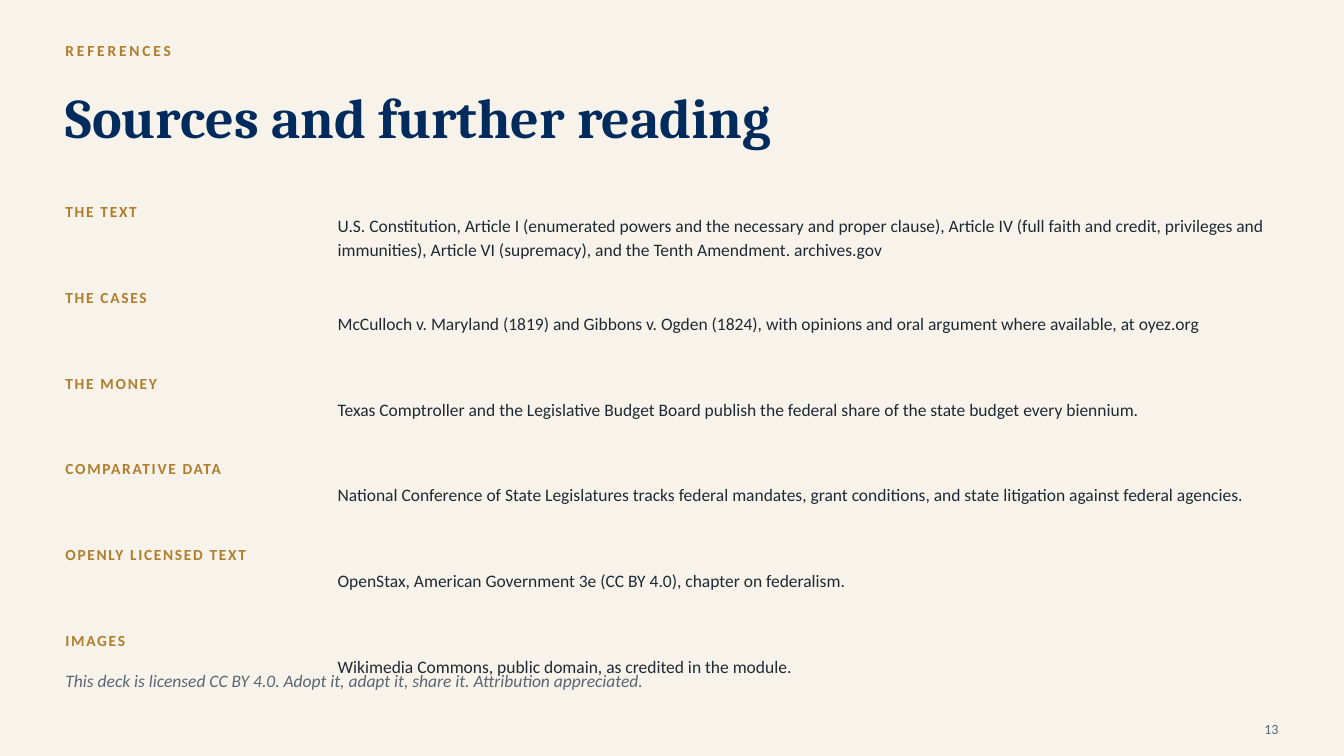
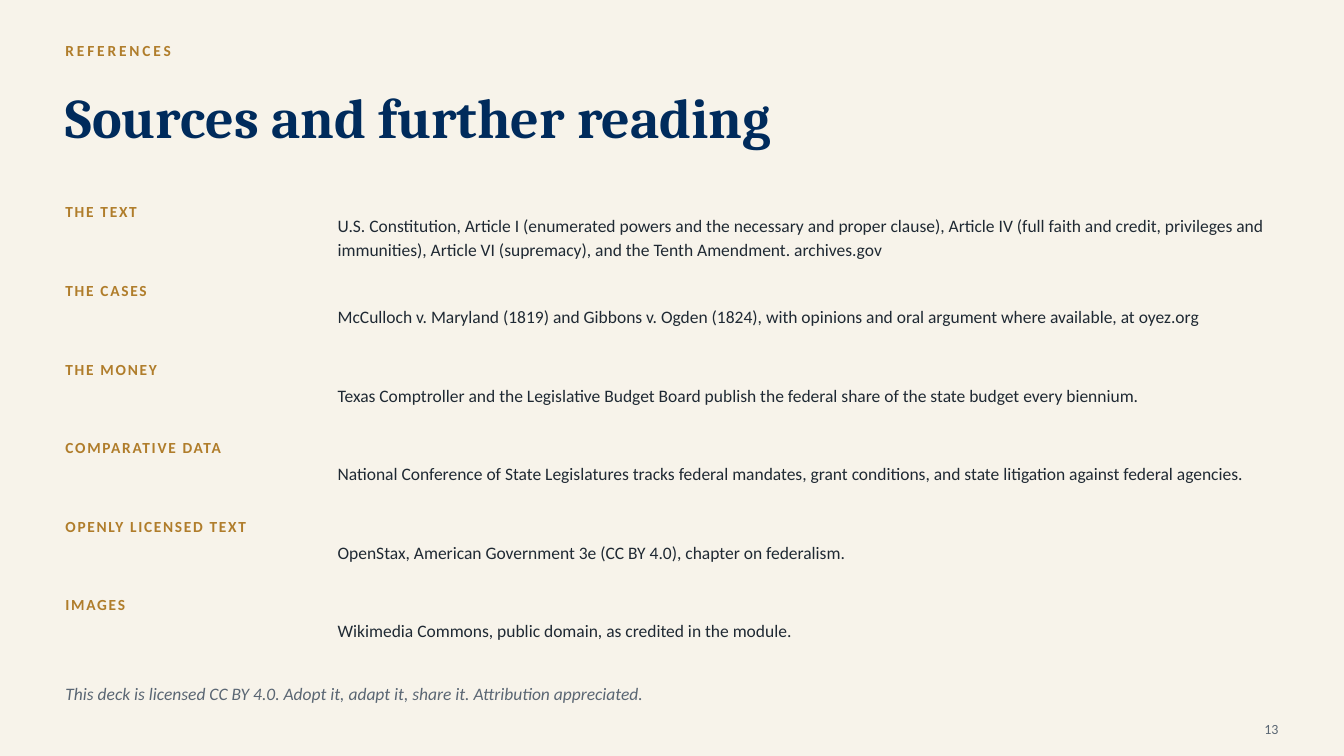
Before and after one commit to ProfessorJaredAlanStewart/texas-govt-modules, a slide deck: slide 14 of slides/Chapter 03 - Federalism (Lecture Deck).pptx. Drawn at 1344x756 pixels with LibreOffice and Linux fonts; fonts in the diff are those of the drawing. Boxes give left, top, right and bottom in pixels: in the first picture for what was removed or moved away, otherwise in the second. Text is boxed around its words. In the diff, an @@ line names an element or a change of style, - is before the commit and + after.

```diff
--- a/slides/Chapter 03 - Federalism (Lecture Deck).pptx
+++ b/slides/Chapter 03 - Federalism (Lecture Deck).pptx
@@ text "THE CASES": place and size @@
-text "THE CASES" at [65, 293, 146, 303]
+text "THE CASES" at [65, 286, 146, 296]
@@ text "McCulloch v. Maryland (1819) and ...": place and size @@
-text "McCulloch v. Maryland (1819) and ..." at [338, 317, 1199, 333]
+text "McCulloch v. Maryland (1819) and ..." at [338, 310, 1199, 326]
@@ text "THE MONEY": place and size @@
-text "THE MONEY" at [65, 379, 156, 389]
+text "THE MONEY" at [65, 365, 156, 375]
@@ text "Texas Comptroller and the Legislative ...": place and size @@
-text "Texas Comptroller and the Legislative ..." at [338, 404, 1138, 419]
+text "Texas Comptroller and the Legislative ..." at [338, 390, 1138, 405]
@@ text "COMPARATIVE DATA": place and size @@
-text "COMPARATIVE DATA" at [183, 464, 221, 474]
+text "COMPARATIVE DATA" at [183, 443, 221, 453]
@@ text "National Conference of State Legislatures ...": place and size @@
-text "National Conference of State Legislatures ..." at [338, 489, 1243, 504]
+text "National Conference of State Legislatures ..." at [338, 468, 1243, 483]
@@ text "OpenStax, American Government 3e (CC ...": place and size @@
-text "OpenStax, American Government 3e (CC ..." at [338, 574, 845, 590]
+text "OpenStax, American Government 3e (CC ..." at [338, 546, 845, 562]
@@ text "OPENLY LICENSED TEXT": place and size @@
-text "OPENLY LICENSED TEXT" at [149, 675, 206, 687]
+text "OPENLY LICENSED TEXT" at [149, 688, 206, 700]
@@ text "IMAGES": place and size @@
-text "IMAGES" at [66, 625, 328, 655]
+text "IMAGES" at [66, 590, 328, 620]
@@ text "Wikimedia Commons, public domain, as ...": place and size @@
-text "Wikimedia Commons, public domain, as ..." at [338, 661, 792, 678]
+text "Wikimedia Commons, public domain, as ..." at [338, 625, 792, 640]
@@ text "This deck is licensed CC ...": place and size @@
-text "This deck is licensed CC ..." at [65, 673, 643, 690]
+text "This deck is licensed CC ..." at [65, 688, 643, 703]
```
Also in this commit, not shown: 20 other files.
